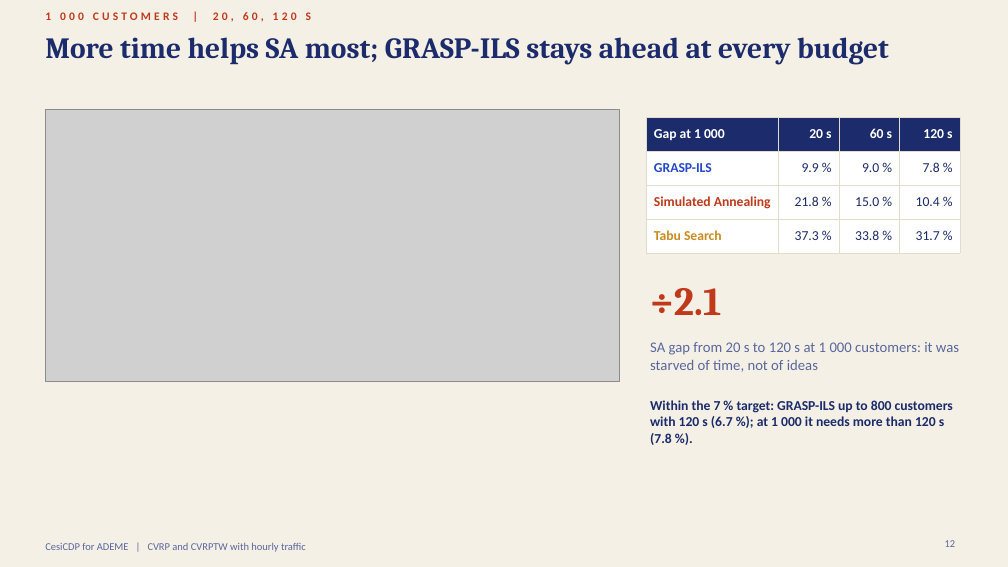
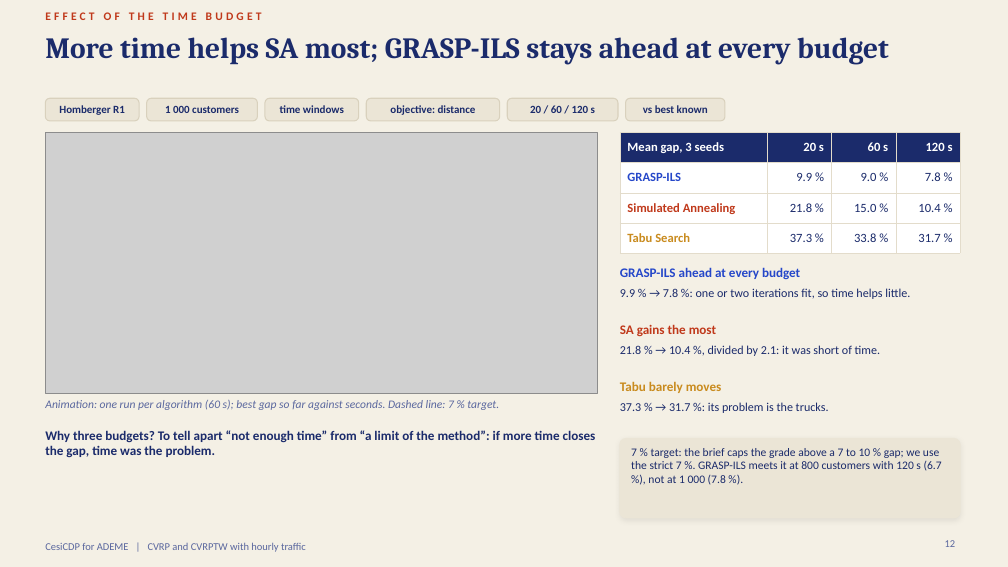
Before and after one commit to zzaved/cesi-cvrp-metaheuristics, a slide deck: slide 12 of presentation/cvrp_final_presentation.pptx. Drawn at 1008x567 pixels with LibreOffice and Linux fonts; fonts in the diff are those of the drawing; grey boxes stand for pictures. Boxes give left, top, right and bottom in pixels: in the first picture for what was removed or moved away, otherwise in the second. Text is boxed around its words. In the diff, an @@ line names an element or a change of style, - is before the commit and + after.

```diff
--- a/presentation/cvrp_final_presentation.pptx
+++ b/presentation/cvrp_final_presentation.pptx
@@ text at <box>45,12,262,20</box>: text changed @@
-1 000 CUSTOMERS | 20, 60, 120 S
+EFFECT OF THE TIME BUDGET
@@ rounded rectangle added at <box>45,98,139,121</box>, fill #EBE5D6, outline #D9D1BD 1 pt @@
@@ text added at <box>59,105,125,115</box>, 10.5 pt, text #1B2B6B, bold @@
+Homberger R1
@@ text "1 000 customers" at <box>165,106,239,113</box>: vertical alignment top to middle @@
@@ rounded rectangle added at <box>147,98,258,121</box>, fill #EBE5D6, outline #D9D1BD 1 pt @@
@@ text at <box>165,106,239,113</box>: text changed; size 14 to 10.5 pt; text colour #5A679E to #1B2B6B; bold on @@
-SA gap from 20 s to 120 s at 1 000 customers: it was starved of time, not of ideas
+1 000 customers
@@ rounded rectangle added at <box>265,98,358,121</box>, fill #EBE5D6, outline #D9D1BD 1 pt @@
@@ text added at <box>280,105,344,113</box>, 10.5 pt, text #1B2B6B, bold @@
+time windows
@@ rounded rectangle added at <box>366,98,499,121</box>, fill #EBE5D6, outline #D9D1BD 1 pt @@
@@ text added at <box>390,105,476,115</box>, 10.5 pt, text #1B2B6B, bold @@
+objective: distance
@@ rounded rectangle added at <box>507,98,619,121</box>, fill #EBE5D6, outline #D9D1BD 1 pt @@
@@ text added at <box>530,105,595,113</box>, 10.5 pt, text #1B2B6B, bold @@
+20 / 60 / 120 s
@@ rounded rectangle added at <box>626,98,725,121</box>, fill #EBE5D6, outline #D9D1BD 1 pt @@
@@ text added at <box>643,105,708,113</box>, 10.5 pt, text #1B2B6B, bold @@
+vs best known
@@ picture: place and size @@
-picture at <box>45,110,620,381</box>
+picture at <box>45,132,597,393</box>
@@ table at <box>620,132,960,246</box> @@
-row 1, column 1: Gap at 1 000
+row 1, column 1: Mean gap, 3 seeds
@@ size 13 to 12 pt in "20 s", "60 s", "120 s", "GRASP-ILS" and 11 more places @@
@@ table: place and size @@
-table at <box>647,117,960,244</box>
+table at <box>620,132,960,246</box>
@@ text added at <box>620,267,800,279</box>, 12.5 pt, text #2547C9, bold @@
+GRASP-ILS ahead at every budget
@@ text added at <box>620,288,910,299</box>, 11.5 pt, text #1B2B6B @@
+9.9 % → 7.8 %: one or two iterations fit, so time helps little.
@@ text removed at <box>650,288,721,315</box> @@
-÷2.1
@@ text added at <box>620,324,716,336</box>, 12.5 pt, text #C0391B, bold @@
+SA gains the most
@@ text added at <box>620,345,880,356</box>, 11.5 pt, text #1B2B6B @@
+21.8 % → 10.4 %, divided by 2.1: it was short of time.
@@ text added at <box>620,381,722,393</box>, 12.5 pt, text #C98B1E, bold @@
+Tabu barely moves
@@ text added at <box>45,400,499,410</box>, 11 pt, text #5A679E, italic @@
+Animation: one run per algorithm (60 s); best gap so far against seconds. Dashed line: 7 % target.
@@ text added at <box>620,402,829,413</box>, 11.5 pt, text #1B2B6B @@
+37.3 % → 31.7 %: its problem is the trucks.
@@ text added at <box>45,430,596,457</box>, 12.5 pt, text #1B2B6B, bold @@
+Why three budgets? To tell apart “not enough time” from “a limit of the method”: if more time closes the gap, time was the problem.
@@ rounded rectangle added at <box>620,439,960,518</box>, fill #EBE5D6, outline #EBE5D6 1 pt @@
@@ text at <box>631,448,942,484</box>: text changed; size 13 to 11 pt; bold off @@
-Within the 7 % target: GRASP-ILS up to 800 customers with 120 s (6.7 %); at 1 000 it needs more than 120 s (7.8 %).
+7 % target: the brief caps the grade above a 7 to 10 % gap; we use the strict 7 %. GRASP-ILS meets it at 800 customers with 120 s (6.7 %), not at 1 000 (7.8 %).
```
Also in this commit, not shown: 17 other slides changed, 1 slide added, 1 slide removed, 10 other files.
